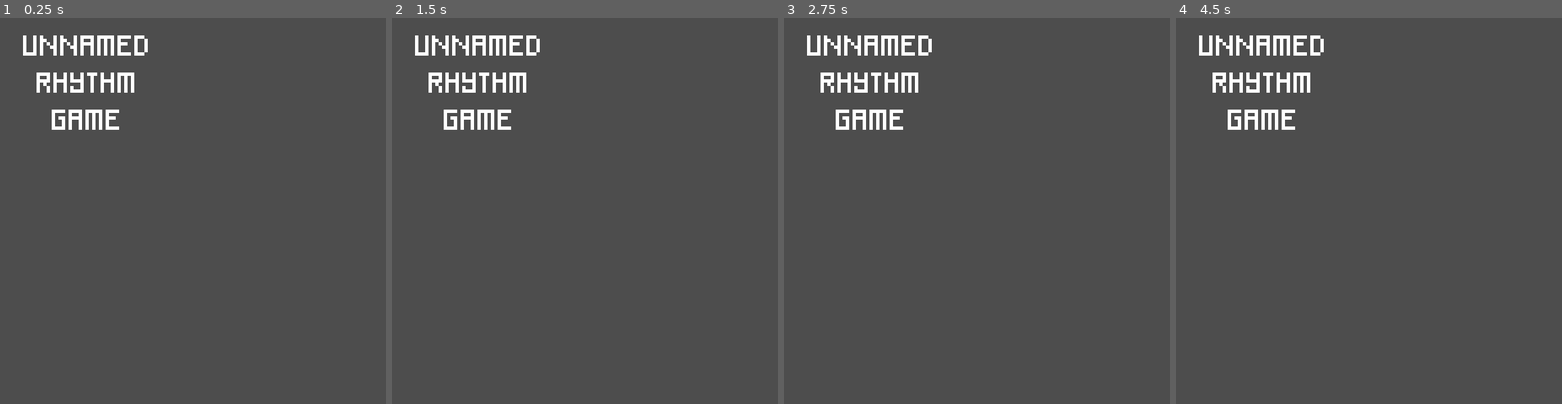
Above: before the commit, frames 1-4 (left to right).
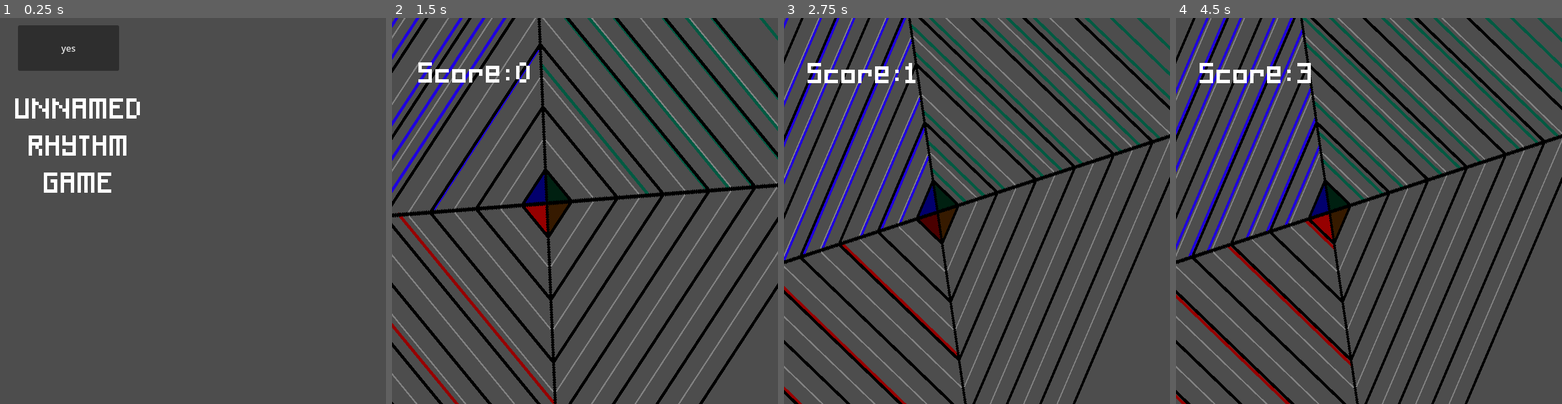
Above: after the commit, the same moments.

Repository: Ks-Marbs/rhythm-game
Game: Godot game, scene res://menu.tscn
Same seed, same stepped clock (60 frames per second), same inputs: the game is played once before the commit and once after it.
Inputs (mouse positions are in pixels of both pictures, inside the frame that each line leads up to):
- Up to frame 1 (0.25 s): no input
- Up to frame 2 (1.5 s): click (461, 48) at 0.5 s, where only the run after the commit has a clickable "yes"; tap Enter at 1.25 s; hold Right from 1.28 s (still down); hold F (f) from 1.28 s (still down)
- Up to frame 3 (2.75 s): tap J (j) at 1.55, 2.1 s; release Right at 2.03 s; release F (f) at 2.03 s; hold Down from 2.03 s (still down); tap N (n) at 2.3 s
- Up to frame 4 (4.5 s): release Down at 2.78 s; hold Right 2.78-3.53 s; hold N (n) 2.78-3.53 s; tap V (v) at 3.05, 3.6 s; hold Up 3.53-4.28 s; tap F (f) at 3.8 s; hold Left from 4.28 s (still down); hold F (f) from 4.28 s (still down)

The runs differ from the first frame. In frame 1, 6.3% of the frame differs, in the area x 3-39%, y 1-46%; in frame 2, 19%; in frame 3, 21%; in frame 4, 21%, in the area x 0-100%, y 0-100%.

Commit message:
camera go brrrrr

Diff:
--- a/editor.gd
+++ b/editor.gd
@@ -1,6 +1,6 @@
 extends Node2D
 var bpm := 0
-var level_notes:=[]
+var level_notes:=[1]
 # Called when the node enters the scene tree for the first time.
 func _ready() -> void:
 	pass # Replace with function body.
--- a/fnote.gd
+++ b/fnote.gd
@@ -5,7 +5,7 @@
 var held:= false
 # Called when the node enters the scene tree for the first time.
 func _ready() -> void:
-	GlobalTimer.connect("timeout",Callable(self,"on_timeout"))
+	self.get_parent().get_parent().get_parent().connect("boop",Callable(self,"on_boop"))
 	for m in range(hold_time):
 		var i = ColorRect.new()
 		i.set_script(load("res://held.gd"))
@@ -39,7 +39,7 @@
 	pass
 
 
-func on_timeout() -> void:
+func on_boop() -> void:
 	position=position+Vector2.RIGHT
 	if int(position[0]) > (-6):
 		position=position+Vector2.DOWN
--- a/global.gd
+++ b/global.gd
@@ -1,17 +1,18 @@
 extends Node
 var score = 0
 var rady = 0
-var bpm = 0
+var bpm := 132
 var move = false
 var level_notes:= []
-var a = []
-# Called when the node enters the scene tree for the first time.
+var song = ""
+
+func load_level(boop):
+	level_notes = Array(str_to_var(FileAccess.open(boop,FileAccess.READ).get_as_text(true).replace("\n", "")))
+	Global.bpm = level_notes[0][0]
+	song = level_notes.pop_front()[1]
+
 func _ready() -> void:
-	a = Array(str_to_var(FileAccess.open("res://levels/drnfctn - Frums.txt",FileAccess.READ).get_as_text(true).replace("\n", "")))
-	bpm = a.pop_front()[0]
-	level_notes = a
-	pass # Replace with function body.
+	pass
 
-# Called every frame. 'delta' is the elapsed time since the previous frame.
 func _process(delta: float) -> void:
 	pass
--- a/lvl.gd
+++ b/lvl.gd
@@ -7,9 +7,12 @@
 var vcolo:= Color(0.39, 0.274, 0.0, 1.0)
 var ncolo:= Color(0.0, 0.354, 0.259, 1.0)
 var jcolo:= Color(0.124, 0.0, 0.873, 1.0)
-var beat := -75
+signal boop
+var t:= 0.0
+var beat := 0
 # Called when the node enters the scene tree for the first time.
 func _ready() -> void:
+	$Song.stream = load(Global.song)
 	for k in Global.level_notes:
 		match k.pop_front():
 			"f":
@@ -57,7 +60,64 @@
 		jcolo = Color(0.074, 0.0, 0.49, 1.0)
 	pass
 
+func rotate_camera(end:float,time1:float,time2:float,ease):
+	var start = $Sprite2D/Camera2D.rotation
+	if (beat > time1*25) and (beat < time2*25):
+		var t = ((beat-(time1*25))/((time2-time1)*25))
+		match ease:
+			"line":
+				$Sprite2D/Camera2D.rotation = lerp_angle(start,end,t)
+			"sin":
+				$Sprite2D/Camera2D.rotation = lerp_angle(start,end,-(cos(PI * t) - 1) / 2)
+			"in-sin":
+				$Sprite2D/Camera2D.rotation = lerp_angle(start,end,1-(cos(PI * t) / 2))
+			"out-sin":
+				$Sprite2D/Camera2D.rotation = lerp_angle(start,end,sin(PI * t / 2))
 
-func _on_timer_timeout() -> void:
-	beat += 1
-	pass # Replace with function body.
+	elif beat == time2*25:
+		$Sprite2D/Camera2D.rotation = end
+
+func position_camera(end:Vector2,time1:float,time2:float,ease):
+	var start = $Sprite2D/Camera2D.position
+	if (beat > time1*25) and (beat < time2*25):
+		var t = ((beat-(time1*25))/((time2-time1)*25))
+		match ease:
+			"line":
+				$Sprite2D/Camera2D.position = start.lerp(end,t)
+			"sin":
+				$Sprite2D/Camera2D.position  = start.lerp(end,-(cos(PI * t) - 1) / 2)
+			"in-sin":
+				$Sprite2D/Camera2D.position  = start.lerp(end,1-(cos(PI * t) / 2))
+			"out-sin":
+				$Sprite2D/Camera2D.position  = start.lerp(end,sin(PI * t / 2))
+
+	elif beat == time2*25:
+		$Sprite2D/Camera2D.position = end
+
+func zoom_camera(end:Vector2,time1:float,time2:float,ease):
+	var start = $Sprite2D/Camera2D.zoom
+	if (beat > time1*25) and (beat < time2*25):
+		var t = ((beat-(time1*25))/((time2-time1)*25))
+		match ease:
+			"line":
+				$Sprite2D/Camera2D.zoom = start.lerp(end,t)
+			"sin":
+				$Sprite2D/Camera2D.zoom  = start.lerp(end,-(cos(PI * t) - 1) / 2)
+			"in-sin":
+				$Sprite2D/Camera2D.zoom  = start.lerp(end,1-(cos(PI * t) / 2))
+			"out-sin":
+				$Sprite2D/Camera2D.zoom  = start.lerp(end,sin(PI * t / 2))
+
+	elif beat == time2*25:
+		$Sprite2D/Camera2D.zoom = end
+
+func _physics_process(delta):
+	t += delta
+	if t > (2.4/Global.bpm):
+		t-=2.4/Global.bpm
+		boop.emit()
+		beat += 1
+	rotate_camera(1,1,5,"sin")
+	position_camera(Vector2(20,30),1,5,"sin")
+	zoom_camera(Vector2(2,3),1,5,"sin")
+	pass
--- a/lvl.tscn
+++ b/lvl.tscn
@@ -1,20 +1,16 @@
-[gd_scene load_steps=8 format=3 uid="uid://x3tlmph1ixql"]
+[gd_scene load_steps=6 format=3 uid="uid://x3tlmph1ixql"]
 
 [ext_resource type="Texture2D" uid="uid://c4xs2ow0xp1ou" path="res://images/web.png" id="1_3rlxx"]
 [ext_resource type="Script" uid="uid://b38ir2sodpgvk" path="res://lvl.gd" id="1_4iw1c"]
-[ext_resource type="AudioStream" uid="uid://b641glkg7wv7g" path="res://drnfctn - Frums.mp3" id="2_5ud41"]
-[ext_resource type="PackedScene" uid="uid://gjtxtey14xxh" path="res://timer.tscn" id="2_f2dqo"]
 [ext_resource type="Texture2D" uid="uid://ujmhwsbgjqu3" path="res://images/p0.png" id="3_hx1ia"]
 [ext_resource type="Theme" uid="uid://b5dxjrg5nt1f4" path="res://something.tres" id="4_2a1lc"]
 [ext_resource type="Script" uid="uid://dyovptx2dogol" path="res://f.gd" id="5_2a1lc"]
 
 [node name="Node2D" type="Node2D"]
+process_physics_priority = 1
 script = ExtResource("1_4iw1c")
 
 [node name="Song" type="AudioStreamPlayer" parent="."]
-stream = ExtResource("2_5ud41")
-
-[node name="Timer" parent="." instance=ExtResource("2_f2dqo")]
 
 [node name="Sprite2D" type="Sprite2D" parent="."]
 z_index = 2
@@ -67,4 +63,3 @@
 [connection signal="ready" from="." to="Sprite2D/v" method="_on_node_2d_ready"]
 [connection signal="ready" from="." to="Sprite2D/n" method="_on_node_2d_ready"]
 [connection signal="ready" from="." to="Sprite2D/j" method="_on_node_2d_ready"]
-[connection signal="timeout" from="Timer" to="." method="_on_timer_timeout"]
--- /dev/null
+++ b/menu.gd
@@ -0,0 +1,14 @@
+extends Node2D
+
+func start():
+		Global.load_level("res://levels/drnfctn - Frums.txt")
+		get_tree().change_scene_to_file("res://lvl.tscn")
+
+# Called when the node enters the scene tree for the first time.
+func _ready() -> void:
+	$Button.pressed.connect(start)
+	pass # Replace with function body.
+
+# Called every frame. 'delta' is the elapsed time since the previous frame.
+func _process(delta: float) -> void:
+	pass
--- a/menu.tscn
+++ b/menu.tscn
@@ -1,18 +1,28 @@
-[gd_scene load_steps=2 format=3 uid="uid://rr5g3s2w4d76"]
+[gd_scene load_steps=3 format=3 uid="uid://rr5g3s2w4d76"]
 
 [ext_resource type="Theme" uid="uid://b5dxjrg5nt1f4" path="res://something.tres" id="1_lti8b"]
+[ext_resource type="Script" uid="uid://m30tbhysxt7j" path="res://menu.gd" id="1_ouk20"]
 
 [node name="Node2D" type="Node2D"]
+script = ExtResource("1_ouk20")
+
+[node name="Button" type="Button" parent="."]
+offset_left = -312.0
+offset_top = -331.0
+offset_right = -132.0
+offset_bottom = -250.0
+action_mode = 0
+text = "yes"
 
 [node name="Camera2D" type="Camera2D" parent="."]
 
 [node name="score" type="RichTextLabel" parent="."]
 z_index = 4
 z_as_relative = false
-offset_left = -312.0
-offset_top = -331.0
-offset_right = -65.0
-offset_bottom = -127.0
+offset_left = -326.0
+offset_top = -219.0
+offset_right = -79.0
+offset_bottom = -15.0
 theme = ExtResource("1_lti8b")
 theme_override_font_sizes/normal_font_size = 48
 text = "UNNAMED
--- a/timer.gd
+++ b/timer.gd
@@ -3,10 +3,13 @@
 
 # Called when the node enters the scene tree for the first time.
 func _ready() -> void:
-	set_wait_time((2.4/Global.bpm))
 	pass # Replace with function body.
 
 
 # Called every frame. 'delta' is the elapsed time since the previous frame.
 func _process(delta: float) -> void:
 	pass
+
+
+func _on_node_2d_ready() -> void:
+	pass # Replace with function body.
Not shown, added: levels/Prophecy - Creo.mp3.import
Not shown, changed: levels/drnfctn - Frums.txt
Not shown, added: menu.gd.uid
Not shown, added: levels/Prophecy - Creo.mp3
